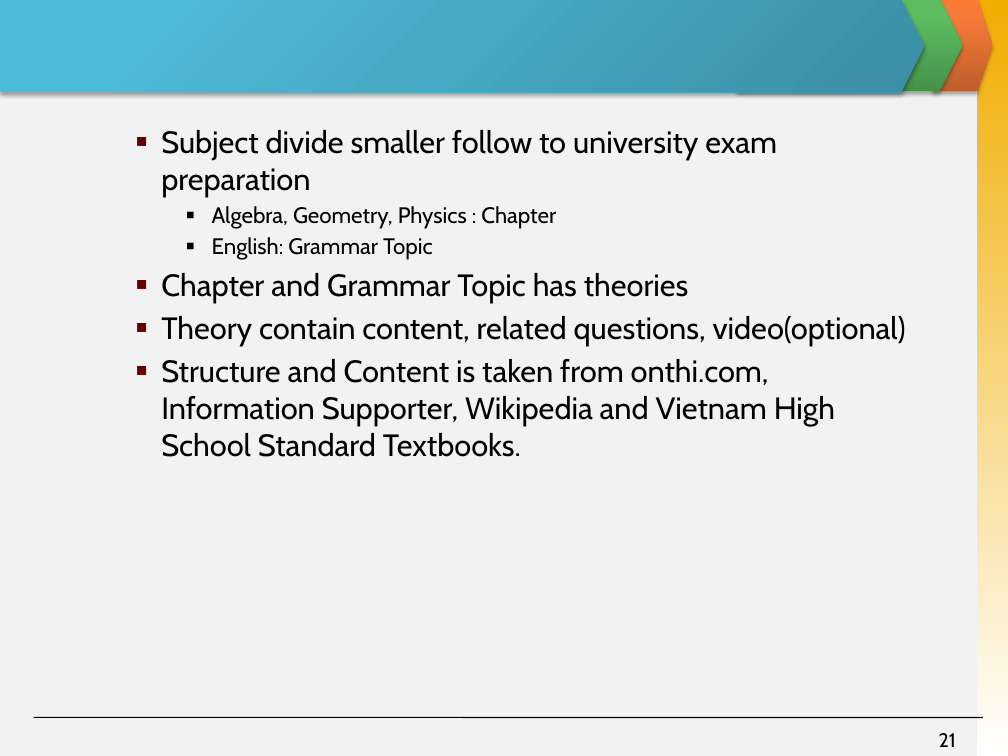
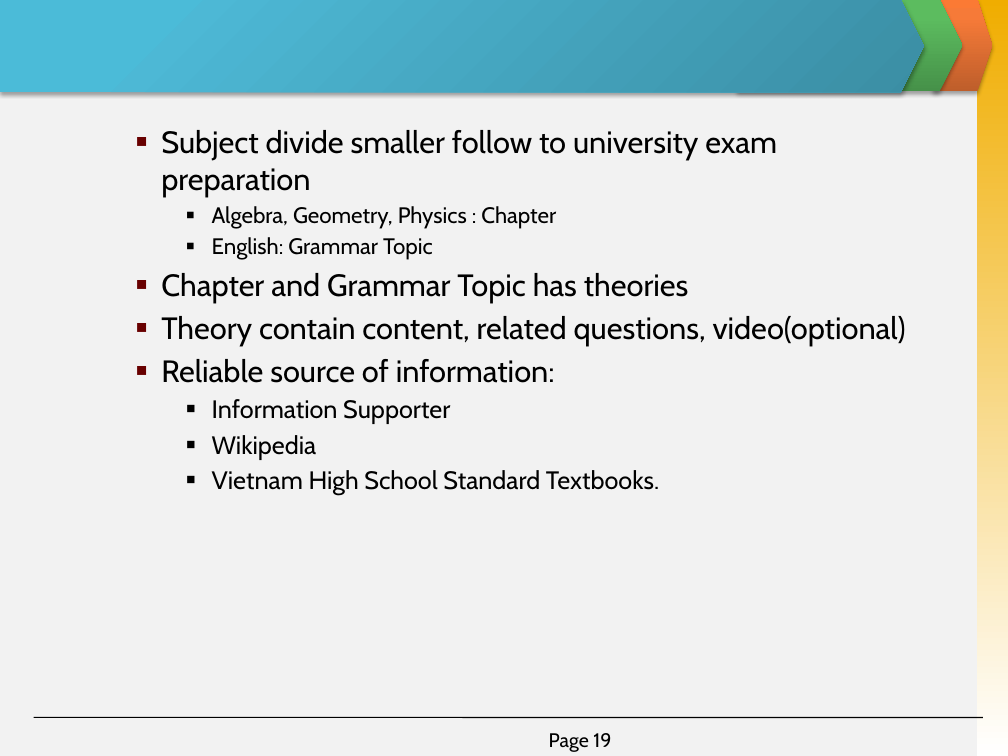
Before and after one commit to invisibleghost/e-learning-website, a slide deck: slide 19 of Document/Final report/Slide Present E-Learning.pptx (slide 21 before the commit). Drawn at 1008x756 pixels with LibreOffice and Linux fonts; fonts in the diff are those of the drawing. Boxes give left, top, right and bottom in pixels: in the first picture for what was removed or moved away, otherwise in the second. Text is boxed around its words. In the diff, an @@ line names an element or a change of style, - is before the commit and + after.

```diff
--- a/Document/Final report/Slide Present E-Learning.pptx
+++ b/Document/Final report/Slide Present E-Learning.pptx
@@ text at [161, 359, 659, 495]: text changed; size 22 to 18 pt @@
-    ■ Structure and Content is taken from onthi.com, Information Supporter, Wikipedia and Vietnam High School Standard Textbooks.
+    ■ Reliable source of information:
+      ■ Information Supporter
+      ■ Wikipedia
+      ■ Vietnam High School Standard Textbooks.
@@ page number added at [549, 733, 611, 752], 14 pt, text #000000 @@
+Page 19
@@ page number removed at [939, 733, 956, 747] @@
-21
```
Also in this commit, not shown: 29 other slides changed, 2 slides added, 3 slides removed.
